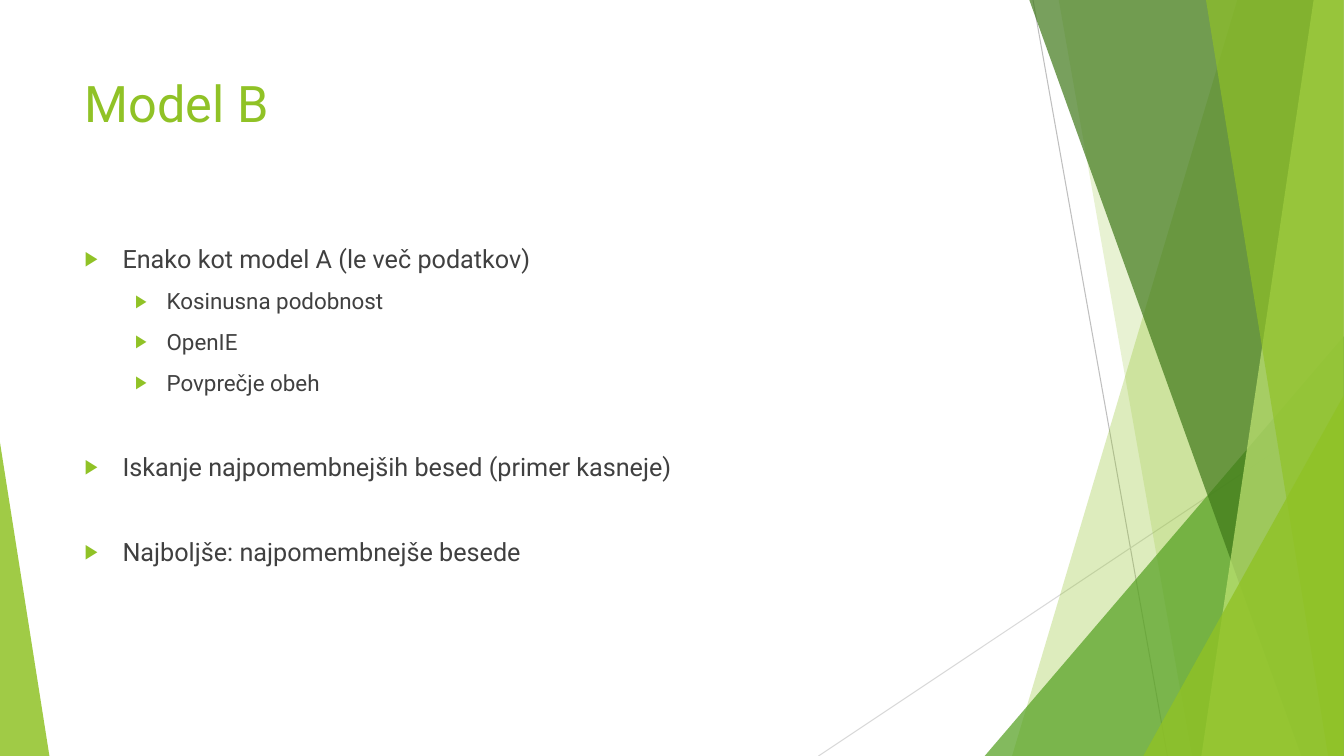
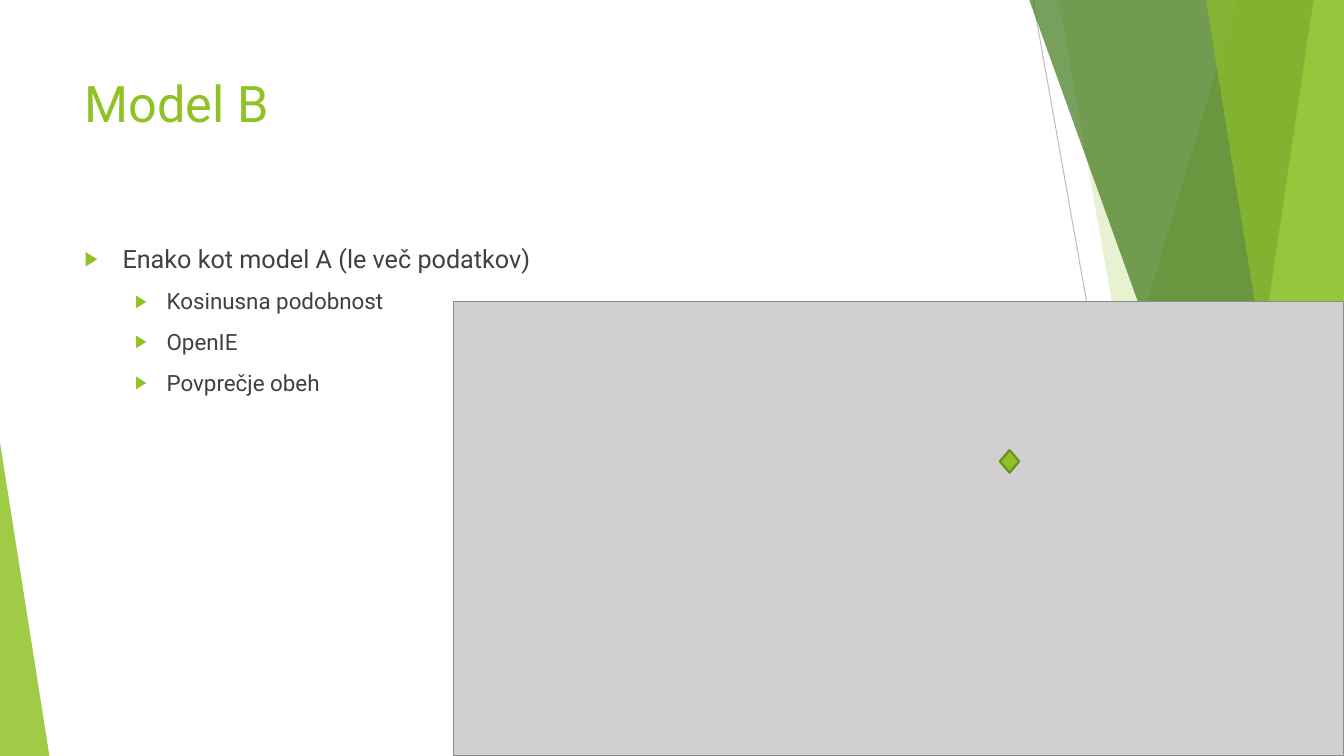
Before and after one commit to venom1270/onj-seminar2, a slide deck: slide 5 of presentation.pptx (slide 4 before the commit). Drawn at 1344x756 pixels with LibreOffice and Linux fonts; fonts in the diff are those of the drawing; grey boxes stand for pictures. Boxes give left, top, right and bottom in pixels: in the first picture for what was removed or moved away, otherwise in the second. Text is boxed around its words. In the diff, an @@ line names an element or a change of style, - is before the commit and + after.

Commit message:
Updated server model parameters, updated presentation

```diff
--- a/presentation.pptx
+++ b/presentation.pptx
@@ picture added at bbox=[454, 302, 1344, 756] @@
@@ text at bbox=[123, 456, 671, 567]: paragraphs removed @@
-▶ Iskanje najpomembnejših besed (primer kasneje)
-▶ Najboljše: najpomembnejše besede
@@ diamond added at bbox=[1000, 451, 1019, 473], fill #90C226, outline #6B901C 1.5 pt @@
```
Also in this commit, not shown: 3 other slides changed, 5 slides added, 3 other files.
